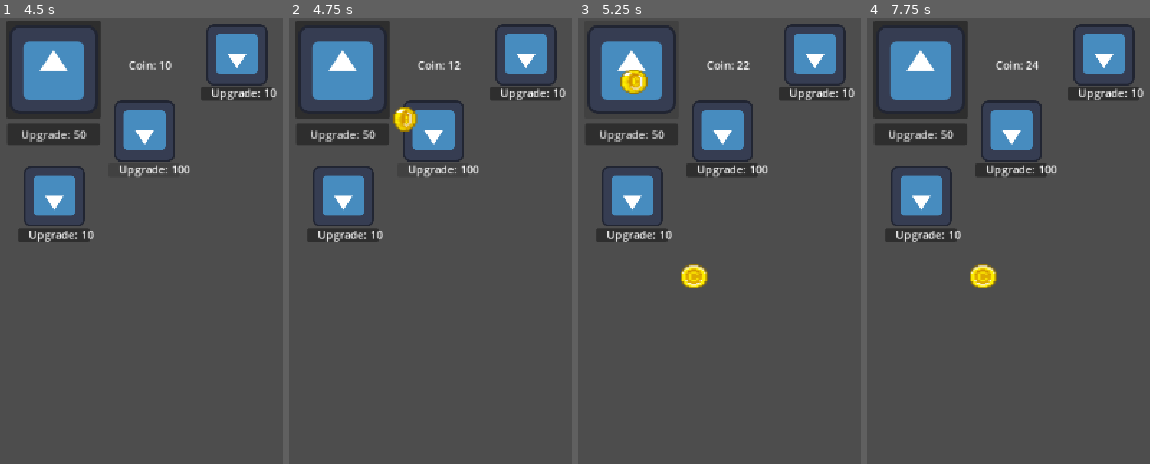
Above: before the commit, frames 1-4 (left to right).
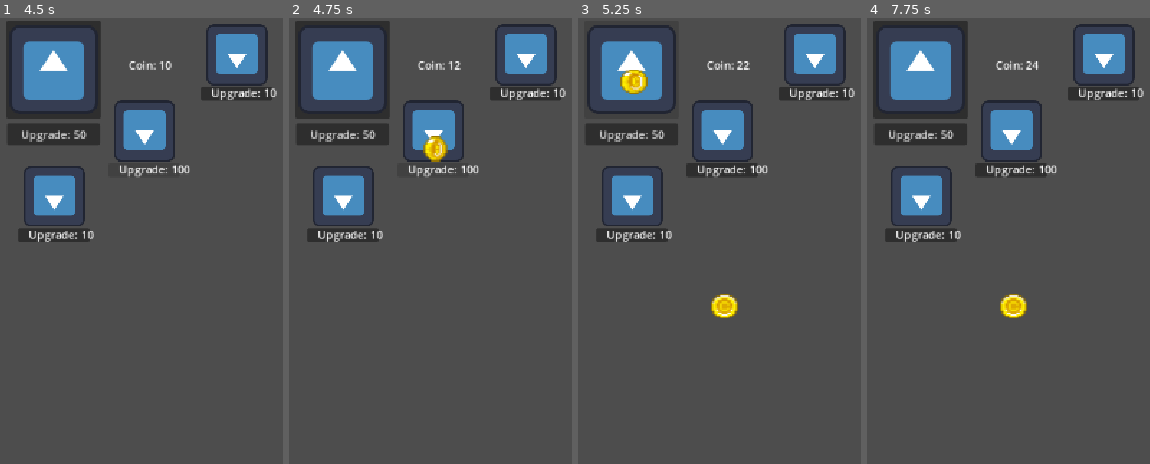
Above: after the commit, the same moments.

Repository: multii-RC/Clicker-Game-Real
Game: Godot game, scene res://Scenes/GameScene1.tscn
Same seed, same stepped clock (60 frames per second), same inputs: the game is played once before the commit and once after it. The project has no main scene, so this scene is started directly. The engine's default icon, where the game draws it, is replaced by a stand-in: a white triangle on a blue panel in a dark square.
Inputs (mouse positions are in pixels of both pictures, inside the frame that each line leads up to):
- Up to frame 1 (4.5 s): click (53, 71) at 0.5 s; click "Upgrade: 50" at 1.25 s; click (144, 169) at 2.02 s; click (53, 71) at 2.75 s; click "Upgrade: 50" at 3.5 s; click (144, 169) at 4.27 s
- Up to frame 2 (4.75 s): no input
- Up to frame 3 (5.25 s): click (631, 71) at 5 s
- Up to frame 4 (7.75 s): click "Upgrade: 50" at 5.75 s; click (1011, 169) at 6.52 s; move the mouse to (outside the picture) at 7.27 s

Frame 1 is identical in both runs. In frame 2, 0.8% of the frame differs, in the area x 36-57%, y 19-33%; in frame 3, 0.9%, in the area x 36-57%, y 55-68%; in frame 4, 0.9%.

Commit message:
Coins spawns in middle of generator

Diff:
--- a/Scenes/passive_generator.tscn
+++ b/Scenes/passive_generator.tscn
@@ -52,8 +52,8 @@
 
 [node name="CoinSpawn" type="Control" parent="." unique_id=10665723]
 anchors_preset = 0
-offset_left = 132.0
-offset_top = -53.0
+offset_left = 134.0
+offset_top = -48.0
 offset_right = 172.0
 offset_bottom = -13.0
 
--- a/Scripts/passive_generator.gd
+++ b/Scripts/passive_generator.gd
@@ -44,4 +44,4 @@
 	if PassiveStrength > 0:
 		var c = CoinScene.instantiate()
 		add_child(c)
-		c.global_position = $TextureRect.global_position
+		c.global_position = $CoinSpawn.global_position
